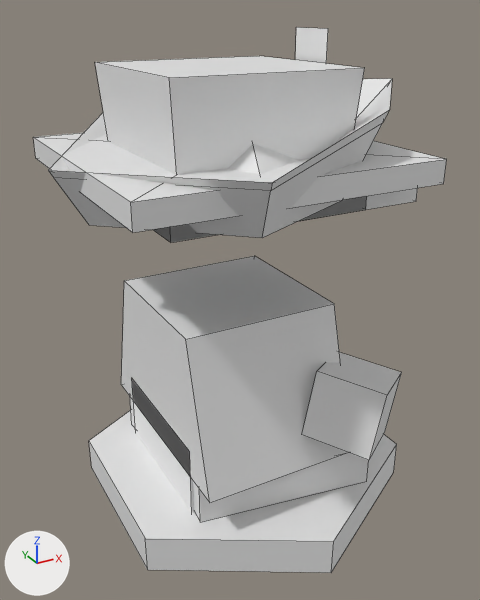
Two versions of the FBX model Assets/Prefabs/Main Game/Troops/_Troop Meshes/Troop.fbx, one commit apart.
One viewpoint serves both versions: a camera (50 mm lens) standing at (-2.53, -4.56, 4.07) and looking at (-0.04, -0.04, 1.81). Every picture has the same lights, and +X, +Y and +Z are marked at lower left. The older version comes first. Mesh edges are drawn as thin lines. Where no turn or scale is listed for an object, it has been applied to the vertices.

Script lines for the objects in view, before the commit:
```python
me_cube = bpy.data.meshes.new('Cube')
me_cube.from_pydata(...)  # 36 vertices, 24 faces; spans x -1.26..1.26, y -1.45..1.45, z -0.67..1.22
me_cube.materials.append(mat_base)  # white #e7e7e7
me_cube_005 = bpy.data.meshes.new('Cube.005')
me_cube_005.from_pydata(...)  # 8 vertices, 6 faces; spans x -0.442..0.442, y -0.393..0.393, z -0.356..0.356
me_cube_005.materials.append(mat_base)  # white #e7e7e7
me_cube_009 = bpy.data.meshes.new('Cube.009')
me_cube_009.from_pydata(...)  # a box spanning x -0.821..0.489, y -0.641..0.641, z -0.776..0.249
me_cube_009.materials.append(mat_base)  # white #e7e7e7
ob_base = bpy.data.objects.new('Base', me_cube)
ob_base.location = (0.0, 0.0, 0.674)
ob_hand_r = bpy.data.objects.new('Hand R', me_cube_005)
ob_hand_r.location = (0.49, -0.959, 1.138)
ob_head = bpy.data.objects.new('Head', me_cube_009)
ob_head.location = (0.0, 0.0, 0.674)
# also in view: 'Farmers Hat' at (-0.17, 0.0, 3.19); 'Colonial Hat' at (0.08, 0.0, 3.31); 'Top Hat' at (-0.17, 0.0, 3.17); 'Admiral Hat' at (-0.02, 0.0, 3.09)
```
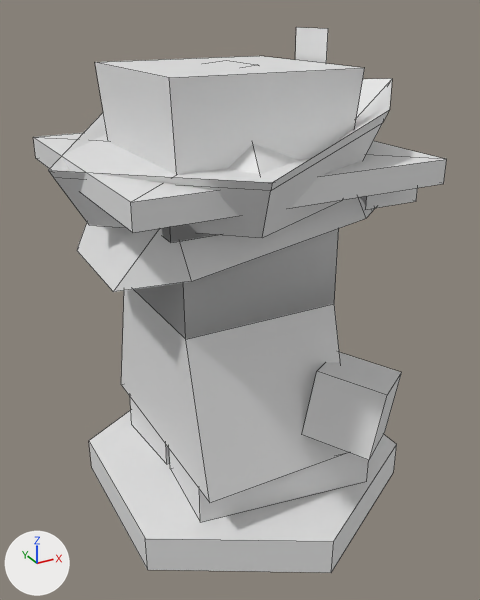
Boxes (x1, y1, x2, y2) around the edits, measured in the pictures (480 x 600 px):
'Head', moved
    before: (132, 382, 194, 513)
    after: (133, 228, 339, 339)
'Pith Helmet', added
    after: (77, 60, 375, 292)

The change, as a diff of the scene's bpy script:
```diff
--- a/Assets/Prefabs/Main Game/Troops/_Troop Meshes/Troop.fbx.py
+++ b/Assets/Prefabs/Main Game/Troops/_Troop Meshes/Troop.fbx.py
@@ me_cube_011 @@
+me_cube_011.from_pydata(...)  # 33 vertices, 25 faces; spans x -1.26..1.06, y -0.9..0.95, z -0.22..1.21
+me_cube_011.materials.append(mat_base)  # white #e7e7e7
@@ ob_head @@
 ob_head = bpy.data.objects.new('Head', me_cube_009)
-ob_head.location = (0.0, 0.0, 0.674)
+ob_head.location = (0.0, 0.0, 2.674)
@@ ob_pith_helmet @@
+ob_pith_helmet = bpy.data.objects.new('Pith Helmet', me_cube_011)
+ob_pith_helmet.location = (0.0, 0.0, 2.5)
```
